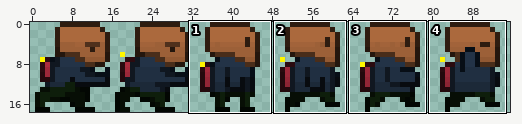
Sprite sheet: Assets/Graphics/AvatarSprites.png. Above, an overview of the earlier version with the close-up marked.
Close-up. Before:
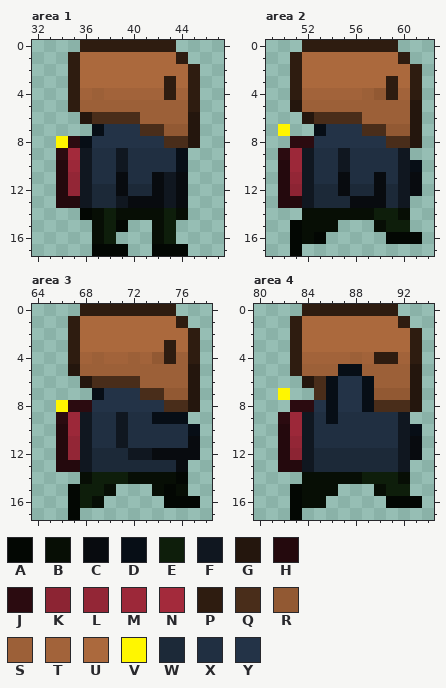
The file is 96x18 pixels. Colours within 5 levels of each other are drawn and written as one. Shown: area 1: x 32..47, y 0..17; area 2: x 49..62, y 0..17; area 3: x 64..78, y 0..17; area 4: x 80..94, y 0..17. The commit also changed other parts of the picture, which this record leaves out.
Palette (. is transparent): A #030703  B #070e05  C #080b0f  D #070e16  E #0e1e0b  F #101720  G #24160d  H #24090d  J #2b0b10  K #8c2433  L #932636  M #9c2839  N #a32a3b  P #2e1c10  Q #492d1a  R #925933  S #9c6038  T #a2633a  U #ab693d  V #fff600  W #1c2938  X #202f41  Y #233347
The same view after the edit:
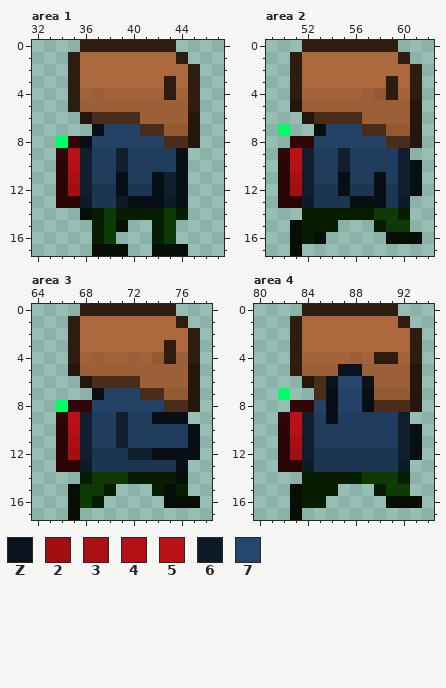
Colours new in this view: Z #0a131d  2 #a20f13  3 #aa0f14  4 #b41015  5 #ba1116  6 #0d1a28  7 #25476e
Edits made:
Colour A changes from #030703 to #070e05.
Colour B changes from #070e05 to #071d02.
Colour E changes from #0e1e0b to #0e3b05.
Colour F changes from #101720 to #101e2e.
Colour H changes from #24090d to #2a0405.
Colour J changes from #2b0b10 to #320506.
Colour V changes from #fff600 to #00ff67.
Colour W changes from #1c2938 to #1c3551.
Colour X changes from #202f41 to #203d5e.
Colour Y changes from #233347 to #234266.
Area 1:
The author changed colour L to colour 2 in row 12 at x 35.
The author changed colour L to colour 3 in row 11 at x 35.
The author changed colour M to colour 4 in row 10 at x 35.
The author changed colour N to colour 5 in row 9 at x 35.
The author changed colour F to colour 6 in row 13 at x 36, 39 and 43.
The author changed colour C to colour D in rows 11 to 12 at x 39, 42 and 44; in row 13 at x 40 to 42 and 44.
Area 2:
The author changed colour K to colour 2 in row 12 at x 51.
The author changed colour L to colour 3 in row 11 at x 51.
The author changed colour M to colour 4 in row 10 at x 51.
The author changed colour M to colour 5 in row 9 at x 51.
The author changed colour F to colour 6 in row 13 at x 52 and 60.
The author changed colour C to colour D in rows 11 to 12 at x 55, 58 and 61; in row 13 at x 56 to 58.
Area 3:
The author changed colour L to colour 2 in row 12 at x 67.
The author changed colour L to colour 3 in row 11 at x 67.
The author changed colour M to colour 4 in row 10 at x 67.
The author changed colour M to colour 5 in row 9 at x 67.
The author changed colour F to colour 6 in row 13 at x 68.
The author changed colour C to colour D in row 11 at x 77; in row 12 at x 74 to 77; in row 13 at x 76.
Area 4:
The author changed colour K to colour 2 in row 12 at x 83.
The author changed colour L to colour 3 in row 11 at x 83.
The author changed colour M to colour 4 in row 10 at x 83.
The author changed colour M to colour 5 in row 9 at x 83.
The author changed colour F to colour 6 in row 13 at x 84 and 92.
The author changed colour Y to colour 7 in row 6 at x 87 to 88.
The author changed colour C to colour D in rows 11 to 12 at x 93.
The author changed colour D to colour Z in row 5 at x 87 to 88; in row 6 at x 86 and 89.
Pixel boxes of the changes (left, top, right, bottom) in both close-ups:
changed: (56, 124, 188, 256)
changed: (278, 124, 422, 256)
changed: (56, 388, 200, 520)
changed: (278, 364, 422, 520)
